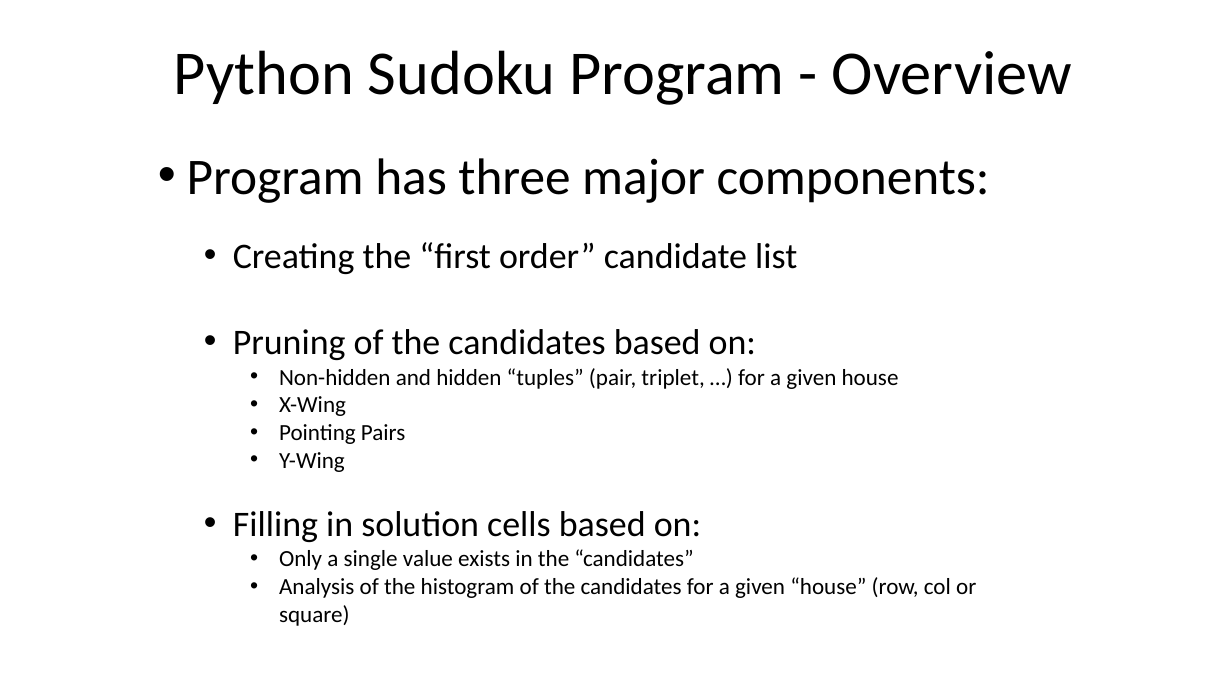
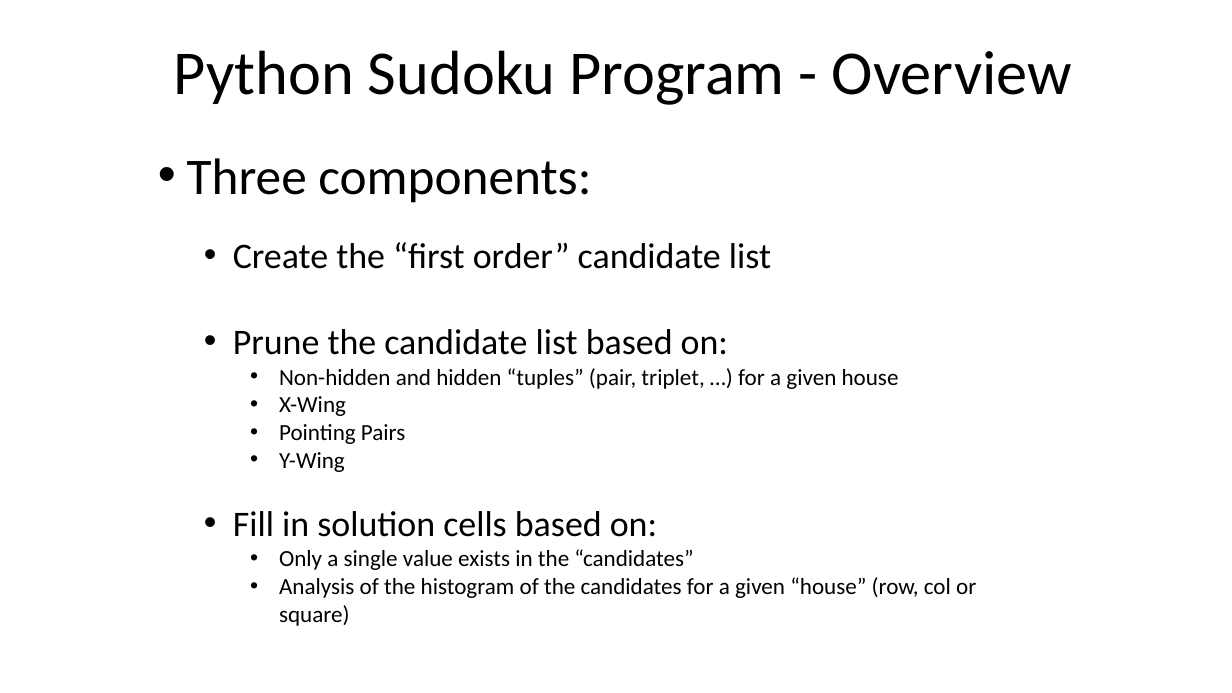
Before and after one commit to sgarrow/soduko, a slide deck: slide 1 of docs/prunning.pptx. Drawn at 1232x693 pixels with LibreOffice and Linux fonts; fonts in the diff are those of the drawing. Boxes give left, top, right and bottom in pixels: in the first picture for what was removed or moved away, otherwise in the second. Text is boxed around its words. In the diff, an @@ line names an element or a change of style, - is before the commit and + after.

```diff
--- a/docs/prunning.pptx
+++ b/docs/prunning.pptx
@@ text at bbox=[187, 158, 771, 355]: text changed @@
-• Program has three major components:
-  • Creating the “first order” candidate list
-  • Pruning of the candidates based on:
+• Three components:
+  • Create the “first order” candidate list
+  • Prune the candidate list based on:
@@ text at bbox=[233, 511, 657, 537]: text changed @@
-  • Filling in solution cells based on:
+  • Fill in solution cells based on:
```
Also in this commit, not shown: 1 other slide changed, 1 slide added, 1 other file.
